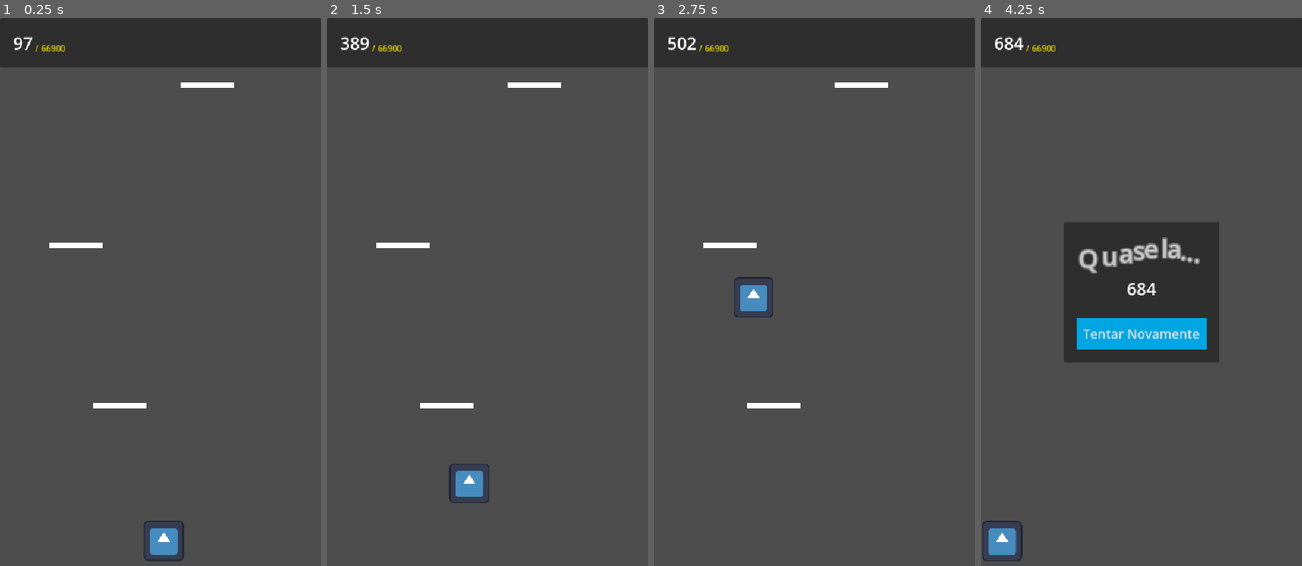
Above: before the commit, frames 1-4 (left to right).
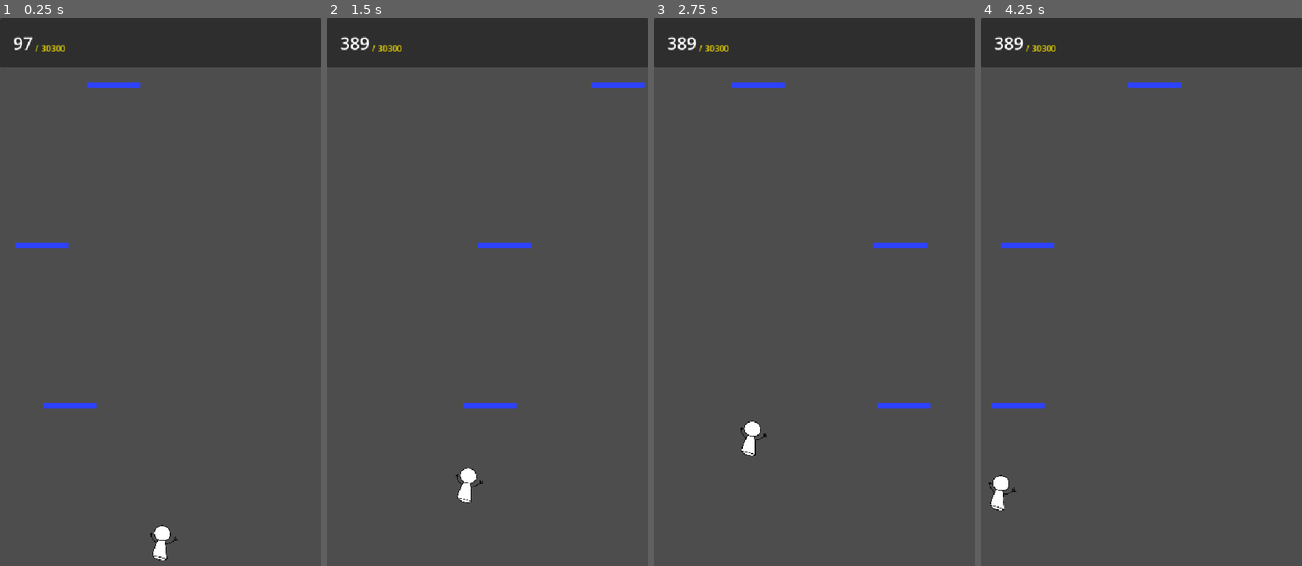
Above: after the commit, the same moments.

Repository: imLymei/mothers-day-game
Game: Godot game, scene res://Scenes/World/World.tscn
Two runs of this game, one before a commit and one after it. Both use one fixed random seed, a clock stepped at 60 frames per second and the inputs below. The engine's default icon, where the game draws it, is replaced by a stand-in: a white triangle on a blue panel in a dark square.
Inputs (mouse positions are in pixels of both pictures, inside the frame that each line leads up to):
- Up to frame 1 (0.25 s): no input
- Up to frame 2 (1.5 s): move the mouse to (558, 264) at 0.52 s; click (558, 264) at 0.67 s; drag from (423, 319) to (471, 401) at 1.27 s
- Up to frame 3 (2.75 s): move the mouse to (846, 171) at 2.02 s; click (846, 171) at 2.17 s
- Up to frame 4 (4.25 s): drag from (1125, 401) to (1045, 209) at 2.77 s; move the mouse to (1237, 374) at 3.52 s; click (1237, 374) at 3.67 s

The runs differ from the first frame. In frame 1, 1.5% of the frame differs, in the area x 4-73%, y 5-100%; in frame 2, 1.5%; in frame 3, 1.9%; in frame 4, 13%, in the area x 0-75%, y 3-100%.

Commit message:
feat: add weak platforms

Diff:
--- /dev/null
+++ b/Scenes/Platform/WeakPlatform/WeakPlatform.gd
@@ -0,0 +1,33 @@
+class_name WeakPlatform
+extends StaticBody2D
+
+
+var width := 100
+var height := 10
+var life_time := 0.3
+
+@onready var collision_shape_2d: CollisionShape2D = %CollisionShape2D
+@onready var polygon_2d: Polygon2D = %Polygon2D
+
+
+func _ready() -> void:
+	generate_polygon()
+
+
+func generate_polygon():
+	if collision_shape_2d.shape:
+		if collision_shape_2d.shape is RectangleShape2D:
+			collision_shape_2d.shape.size = Vector2(width, height)
+
+	polygon_2d.polygon = PackedVector2Array([
+		Vector2(-width/2, -height/2),
+		Vector2(width/2, -height/2),
+		Vector2(width/2, height/2),
+		Vector2(-width/2, height/2)
+	])
+
+
+func disappear():
+	await get_tree().create_tween().tween_property(self, "modulate", Color(Color.WHITE, 0), life_time).finished
+
+	queue_free()
--- /dev/null
+++ b/Scenes/Platform/WeakPlatform/WeakPlatform.tscn
@@ -0,0 +1,17 @@
+[gd_scene load_steps=3 format=3 uid="uid://dolm4pb67jlub"]
+
+[ext_resource type="Script" uid="uid://blj4yhb680mkp" path="res://Scenes/Platform/WeakPlatform/WeakPlatform.gd" id="1_vsip7"]
+
+[sub_resource type="RectangleShape2D" id="RectangleShape2D_pl35g"]
+
+[node name="WeakPlatform" type="StaticBody2D"]
+script = ExtResource("1_vsip7")
+
+[node name="CollisionShape2D" type="CollisionShape2D" parent="."]
+unique_name_in_owner = true
+shape = SubResource("RectangleShape2D_pl35g")
+one_way_collision = true
+
+[node name="Polygon2D" type="Polygon2D" parent="."]
+unique_name_in_owner = true
+color = Color(0.563032, 0.000546862, 0.633315, 1)
--- a/Scenes/Player/Player.gd
+++ b/Scenes/Player/Player.gd
@@ -12,9 +12,11 @@
 var is_touching := false
 var touch_index := -1
 var can_move := true
+var state := "IDLE"
 
 @onready var sprite: Node2D = %Sprite
 @onready var collision_shape_2d: CollisionShape2D = %CollisionShape2D
+@onready var animation_player: AnimationPlayer = %AnimationPlayer
 
 
 func _ready() -> void:
@@ -37,10 +39,21 @@
 
 
 func _physics_process(delta: float) -> void:
+	handle_animations()
+
 	if not is_on_floor():
 		velocity.y += GRAVITY * delta
-	elif can_move:
-		velocity.y = -JUMP_FORCE
+	else:
+		var last_collision := get_last_slide_collision()
+
+		if last_collision:
+			var collider = last_collision.get_collider()
+
+			if collider is WeakPlatform:
+				collider.disappear()
+
+		if can_move:
+			velocity.y = -JUMP_FORCE
 
 	if can_move:
 		velocity.x = SPEED * current_direction
@@ -84,3 +97,18 @@
 				current_direction = -1
 			else:
 				current_direction = 1
+
+
+func handle_animations():
+	if velocity.y > 0:
+		if state != "FALLING":
+			state = "FALLING"
+			animation_player.play("FALLING")
+	elif velocity.y < 0:
+		if state != "JUMPING":
+			state = "JUMPING"
+			animation_player.play("JUMPING")
+	else:
+		if state != "IDLE":
+			state = "IDLE"
+			animation_player.play("RESET")
--- a/Scenes/Player/Player.tscn
+++ b/Scenes/Player/Player.tscn
@@ -1,10 +1,76 @@
-[gd_scene load_steps=4 format=3 uid="uid://dwkl5axyrlrce"]
+[gd_scene load_steps=8 format=3 uid="uid://dwkl5axyrlrce"]
 
 [ext_resource type="Script" uid="uid://cvwxjgj7fcm2i" path="res://Scenes/Player/Player.gd" id="1_ft8w5"]
-[ext_resource type="Texture2D" uid="uid://cd3ipddpeq2o7" path="res://Resources/icon.svg" id="1_s0eop"]
+[ext_resource type="Texture2D" uid="uid://bqhsyhl53a727" path="res://Resources/MotherExample.png" id="2_ft8w5"]
 
 [sub_resource type="RectangleShape2D" id="RectangleShape2D_s0eop"]
 size = Vector2(75, 75)
+
+[sub_resource type="Animation" id="Animation_ude3g"]
+resource_name = "FALLING"
+length = 0.333337
+tracks/0/type = "value"
+tracks/0/imported = false
+tracks/0/enabled = true
+tracks/0/path = NodePath("Sprite:rotation")
+tracks/0/interp = 1
+tracks/0/loop_wrap = true
+tracks/0/keys = {
+"times": PackedFloat32Array(0, 0.333337),
+"transitions": PackedFloat32Array(0.475683, 1),
+"update": 0,
+"values": [-0.261799, 0.261799]
+}
+
+[sub_resource type="Animation" id="Animation_ft8w5"]
+resource_name = "JUMPING"
+length = 0.333337
+tracks/0/type = "value"
+tracks/0/imported = false
+tracks/0/enabled = true
+tracks/0/path = NodePath("Sprite:rotation")
+tracks/0/interp = 1
+tracks/0/loop_wrap = true
+tracks/0/keys = {
+"times": PackedFloat32Array(0, 0.333333),
+"transitions": PackedFloat32Array(0.4, 1),
+"update": 0,
+"values": [0.0, -0.261799]
+}
+
+[sub_resource type="Animation" id="Animation_h54ih"]
+length = 0.001
+tracks/0/type = "value"
+tracks/0/imported = false
+tracks/0/enabled = true
+tracks/0/path = NodePath("Sprite/Texture:scale")
+tracks/0/interp = 1
+tracks/0/loop_wrap = true
+tracks/0/keys = {
+"times": PackedFloat32Array(0),
+"transitions": PackedFloat32Array(1),
+"update": 0,
+"values": [Vector2(1, 1)]
+}
+tracks/1/type = "value"
+tracks/1/imported = false
+tracks/1/enabled = true
+tracks/1/path = NodePath("Sprite:rotation")
+tracks/1/interp = 1
+tracks/1/loop_wrap = true
+tracks/1/keys = {
+"times": PackedFloat32Array(0),
+"transitions": PackedFloat32Array(1),
+"update": 0,
+"values": [0.0]
+}
+
+[sub_resource type="AnimationLibrary" id="AnimationLibrary_h54ih"]
+_data = {
+&"FALLING": SubResource("Animation_ude3g"),
+&"JUMPING": SubResource("Animation_ft8w5"),
+&"RESET": SubResource("Animation_h54ih")
+}
 
 [node name="Player" type="CharacterBody2D"]
 z_index = 1
@@ -25,9 +91,16 @@
 offset_bottom = 37.5
 grow_horizontal = 2
 grow_vertical = 2
-texture = ExtResource("1_s0eop")
+pivot_offset = Vector2(37.5, 37.5)
+texture = ExtResource("2_ft8w5")
 expand_mode = 5
 
 [node name="CollisionShape2D" type="CollisionShape2D" parent="."]
 unique_name_in_owner = true
 shape = SubResource("RectangleShape2D_s0eop")
+
+[node name="AnimationPlayer" type="AnimationPlayer" parent="."]
+unique_name_in_owner = true
+libraries = {
+&"": SubResource("AnimationLibrary_h54ih")
+}
--- a/Scenes/World/World.gd
+++ b/Scenes/World/World.gd
@@ -3,7 +3,7 @@
 
 const PLATFORM_SPACING = 300
 const MOVING_PLATFORM_SPAWN_RATE = 0.1
-var GOAL_PLATFORMS_DISTANCE = randi_range(100, 500)
+const GOAL_PLATFORMS_DISTANCE = 100
 
 var actual_score = 0
 var last_platform_height = 0
@@ -19,6 +19,7 @@
 
 @export var static_platform_scene: PackedScene
 @export var moving_platform_scene: PackedScene
+@export var weak_platform_scene: PackedScene
 @export var goal_platform_scene: PackedScene
 
 @onready var camera_2d: Camera2D = %Camera2D
@@ -88,10 +89,7 @@
 
 	total_platforms += 1
 
-	var platform_type := randi_range(0, 1)
-	var platform_scene := static_platform_scene if platform_type == 0 else moving_platform_scene
-
-	var platform := platform_scene.instantiate()
+	var platform := get_random_platform()
 
 	platform.global_position.y = -last_platform_height
 
@@ -99,6 +97,19 @@
 	platform.global_position.x = 0 + (random_position / 2)
 
 	platforms.add_child(platform)
+
+
+func get_random_platform() -> StaticBody2D:
+	var platform_type := randi_range(0, 2)
+
+	match platform_type:
+		0:
+			return static_platform_scene.instantiate()
+		1:
+			return moving_platform_scene.instantiate()
+		_:
+			return weak_platform_scene.instantiate()
+
 
 
 func die() -> void:
--- a/Scenes/World/World.tscn
+++ b/Scenes/World/World.tscn
@@ -6,6 +6,7 @@
 [ext_resource type="PackedScene" uid="uid://cj5k2jul6kebx" path="res://Scenes/Platform/MovingPlatform/MovingPlatform.tscn" id="4_5jr8x"]
 [ext_resource type="PackedScene" uid="uid://b7wuo1sprhdiu" path="res://Scenes/Platform/GoalPlatform/GoalPlatform.tscn" id="4_27jhl"]
 [ext_resource type="Theme" uid="uid://bxy7t0fosymcb" path="res://Resources/Style/ButtonStyle.tres" id="6_hveh7"]
+[ext_resource type="PackedScene" uid="uid://dolm4pb67jlub" path="res://Scenes/Platform/WeakPlatform/WeakPlatform.tscn" id="7_87yka"]
 
 [sub_resource type="RectangleShape2D" id="RectangleShape2D_0nbjp"]
 size = Vector2(612, 20)
@@ -14,6 +15,7 @@
 script = ExtResource("1_xf6vi")
 static_platform_scene = ExtResource("3_ouhkt")
 moving_platform_scene = ExtResource("4_5jr8x")
+weak_platform_scene = ExtResource("7_87yka")
 goal_platform_scene = ExtResource("4_27jhl")
 
 [node name="Player" parent="." instance=ExtResource("1_0nbjp")]
@@ -37,9 +39,9 @@
 [node name="DeathArea" type="Marker2D" parent="."]
 unique_name_in_owner = true
 
-[node name="CanvasLayer" type="CanvasLayer" parent="."]
+[node name="UI" type="CanvasLayer" parent="."]
 
-[node name="ScreenContainer" type="Control" parent="CanvasLayer"]
+[node name="ScreenContainer" type="Control" parent="UI"]
 layout_mode = 3
 anchors_preset = 15
 anchor_right = 1.0
@@ -47,30 +49,30 @@
 grow_horizontal = 2
 grow_vertical = 2
 
-[node name="HeaderContainer" type="PanelContainer" parent="CanvasLayer/ScreenContainer"]
+[node name="HeaderContainer" type="PanelContainer" parent="UI/ScreenContainer"]
 layout_mode = 1
 anchors_preset = 10
 anchor_right = 1.0
 grow_horizontal = 2
 
-[node name="MarginContainer" type="MarginContainer" parent="CanvasLayer/ScreenContainer/HeaderContainer"]
+[node name="MarginContainer" type="MarginContainer" parent="UI/ScreenContainer/HeaderContainer"]
 layout_mode = 2
 theme_override_constants/margin_left = 24
 theme_override_constants/margin_top = 24
 theme_override_constants/margin_right = 24
 theme_override_constants/margin_bottom = 24
 
-[node name="HBoxContainer" type="HBoxContainer" parent="CanvasLayer/ScreenContainer/HeaderContainer/MarginContainer"]
+[node name="HBoxContainer" type="HBoxContainer" parent="UI/ScreenContainer/HeaderContainer/MarginContainer"]
 layout_mode = 2
 
-[node name="ScoreLabel" type="Label" parent="CanvasLayer/ScreenContainer/HeaderContainer/MarginContainer/HBoxContainer"]
+[node name="ScoreLabel" type="Label" parent="UI/ScreenContainer/HeaderContainer/MarginContainer/HBoxContainer"]
 unique_name_in_owner = true
 layout_mode = 2
 size_flags_vertical = 1
 theme_override_font_sizes/font_size = 32
 text = "[SCORE]"
 
-[node name="HighScoreLabel" type="Label" parent="CanvasLayer/ScreenContainer/HeaderContainer/MarginContainer/HBoxContainer"]
+[node name="HighScoreLabel" type="Label" parent="UI/ScreenContainer/HeaderContainer/MarginContainer/HBoxContainer"]
 unique_name_in_owner = true
 layout_mode = 2
 size_flags_vertical = 1
@@ -78,7 +80,7 @@
 text = "[HIGH_SCORE]"
 vertical_alignment = 2
 
-[node name="GameOverScreen" type="CenterContainer" parent="CanvasLayer/ScreenContainer"]
+[node name="GameOverScreen" type="CenterContainer" parent="UI/ScreenContainer"]
 unique_name_in_owner = true
 visible = false
 layout_mode = 1
@@ -88,25 +90,25 @@
 grow_horizontal = 2
 grow_vertical = 2
 
-[node name="PanelContainer" type="PanelContainer" parent="CanvasLayer/ScreenContainer/GameOverScreen"]
+[node name="PanelContainer" type="PanelContainer" parent="UI/ScreenContainer/GameOverScreen"]
 layout_mode = 2
 
-[node name="MarginContainer" type="MarginContainer" parent="CanvasLayer/ScreenContainer/GameOverScreen/PanelContainer"]
+[node name="MarginContainer" type="MarginContainer" parent="UI/ScreenContainer/GameOverScreen/PanelContainer"]
 layout_mode = 2
 theme_override_constants/margin_left = 24
 theme_override_constants/margin_top = 24
 theme_override_constants/margin_right = 24
 theme_override_constants/margin_bottom = 24
 
-[node name="VBoxContainer" type="VBoxContainer" parent="CanvasLayer/ScreenContainer/GameOverScreen/PanelContainer/MarginContainer"]
+[node name="VBoxContainer" type="VBoxContainer" parent="UI/ScreenContainer/GameOverScreen/PanelContainer/MarginContainer"]
 layout_mode = 2
 theme_override_constants/separation = 32
 
-[node name="NewHighScore" type="VBoxContainer" parent="CanvasLayer/ScreenContainer/GameOverScreen/PanelContainer/MarginContainer/VBoxContainer"]
+[node name="NewHighScore" type="VBoxContainer" parent="UI/ScreenContainer/GameOverScreen/PanelContainer/MarginContainer/VBoxContainer"]
 layout_mode = 2
 theme_override_constants/separation = 12
 
-[node name="NewRecordText" type="RichTextLabel" parent="CanvasLayer/ScreenContainer/GameOverScreen/PanelContainer/MarginContainer/VBoxContainer/NewHighScore"]
+[node name="NewRecordText" type="RichTextLabel" parent="UI/ScreenContainer/GameOverScreen/PanelContainer/MarginContainer/VBoxContainer/NewHighScore"]
 clip_contents = false
 layout_mode = 2
 theme_override_colors/default_color = Color(0.775063, 0.775063, 0.775063, 1)
@@ -121,20 +123,20 @@
 horizontal_alignment = 1
 vertical_alignment = 1
 
-[node name="FinalScoreLabel" type="Label" parent="CanvasLayer/ScreenContainer/GameOverScreen/PanelContainer/MarginContainer/VBoxContainer/NewHighScore"]
+[node name="FinalScoreLabel" type="Label" parent="UI/ScreenContainer/GameOverScreen/PanelContainer/MarginContainer/VBoxContainer/NewHighScore"]
 unique_name_in_owner = true
 layout_mode = 2
 theme_override_font_sizes/font_size = 32
 text = "[SCORE]"
 horizontal_alignment = 1
 
-[node name="RestartButton" type="Button" parent="CanvasLayer/ScreenContainer/GameOverScreen/PanelContainer/MarginContainer/VBoxContainer"]
+[node name="RestartButton" type="Button" parent="UI/ScreenContainer/GameOverScreen/PanelContainer/MarginContainer/VBoxContainer"]
 layout_mode = 2
 theme = ExtResource("6_hveh7")
 theme_override_font_sizes/font_size = 24
 text = "Tentar Novamente"
 
-[node name="WinScreen" type="CenterContainer" parent="CanvasLayer/ScreenContainer"]
+[node name="WinScreen" type="CenterContainer" parent="UI/ScreenContainer"]
 unique_name_in_owner = true
 visible = false
 layout_mode = 1
@@ -144,21 +146,21 @@
 grow_horizontal = 2
 grow_vertical = 2
 
-[node name="PanelContainer" type="PanelContainer" parent="CanvasLayer/ScreenContainer/WinScreen"]
+[node name="PanelContainer" type="PanelContainer" parent="UI/ScreenContainer/WinScreen"]
 layout_mode = 2
 
-[node name="MarginContainer" type="MarginContainer" parent="CanvasLayer/ScreenContainer/WinScreen/PanelContainer"]
+[node name="MarginContainer" type="MarginContainer" parent="UI/ScreenContainer/WinScreen/PanelContainer"]
 layout_mode = 2
 theme_override_constants/margin_left = 24
 theme_override_constants/margin_top = 24
 theme_override_constants/margin_right = 24
 theme_override_constants/margin_bottom = 24
 
-[node name="VBoxContainer" type="VBoxContainer" parent="CanvasLayer/ScreenContainer/WinScreen/PanelContainer/MarginContainer"]
+[node name="VBoxContainer" type="VBoxContainer" parent="UI/ScreenContainer/WinScreen/PanelContainer/MarginContainer"]
 layout_mode = 2
 theme_override_constants/separation = 32
 
-[node name="RichTextLabel" type="RichTextLabel" parent="CanvasLayer/ScreenContainer/WinScreen/PanelContainer/MarginContainer/VBoxContainer"]
+[node name="RichTextLabel" type="RichTextLabel" parent="UI/ScreenContainer/WinScreen/PanelContainer/MarginContainer/VBoxContainer"]
 clip_contents = false
 layout_mode = 2
 theme_override_colors/font_outline_color = Color(1, 1, 1, 1)
@@ -170,17 +172,17 @@
 autowrap_mode = 0
 horizontal_alignment = 1
 
-[node name="Label" type="Label" parent="CanvasLayer/ScreenContainer/WinScreen/PanelContainer/MarginContainer/VBoxContainer"]
+[node name="Label" type="Label" parent="UI/ScreenContainer/WinScreen/PanelContainer/MarginContainer/VBoxContainer"]
 layout_mode = 2
 theme_override_font_sizes/font_size = 32
 text = "Você é a melhor mãe do mundo!"
 horizontal_alignment = 1
 
-[node name="PlayAgainButton" type="Button" parent="CanvasLayer/ScreenContainer/WinScreen/PanelContainer/MarginContainer/VBoxContainer"]
+[node name="PlayAgainButton" type="Button" parent="UI/ScreenContainer/WinScreen/PanelContainer/MarginContainer/VBoxContainer"]
 layout_mode = 2
 theme = ExtResource("6_hveh7")
 theme_override_font_sizes/font_size = 24
 text = "Jogar Novamente"
 
-[connection signal="pressed" from="CanvasLayer/ScreenContainer/GameOverScreen/PanelContainer/MarginContainer/VBoxContainer/RestartButton" to="." method="_on_restart_button_pressed"]
-[connection signal="pressed" from="CanvasLayer/ScreenContainer/WinScreen/PanelContainer/MarginContainer/VBoxContainer/PlayAgainButton" to="." method="_on_play_again_button_pressed"]
+[connection signal="pressed" from="UI/ScreenContainer/GameOverScreen/PanelContainer/MarginContainer/VBoxContainer/RestartButton" to="." method="_on_restart_button_pressed"]
+[connection signal="pressed" from="UI/ScreenContainer/WinScreen/PanelContainer/MarginContainer/VBoxContainer/PlayAgainButton" to="." method="_on_play_again_button_pressed"]
Binary file added: Resources/MotherExample.png
Not shown, added: Resources/MotherExample.png.import
Not shown, added: Scenes/Platform/WeakPlatform/WeakPlatform.gd.uid
Not shown: 1 places in Scenes/World/World.tscn that only renumber resources
